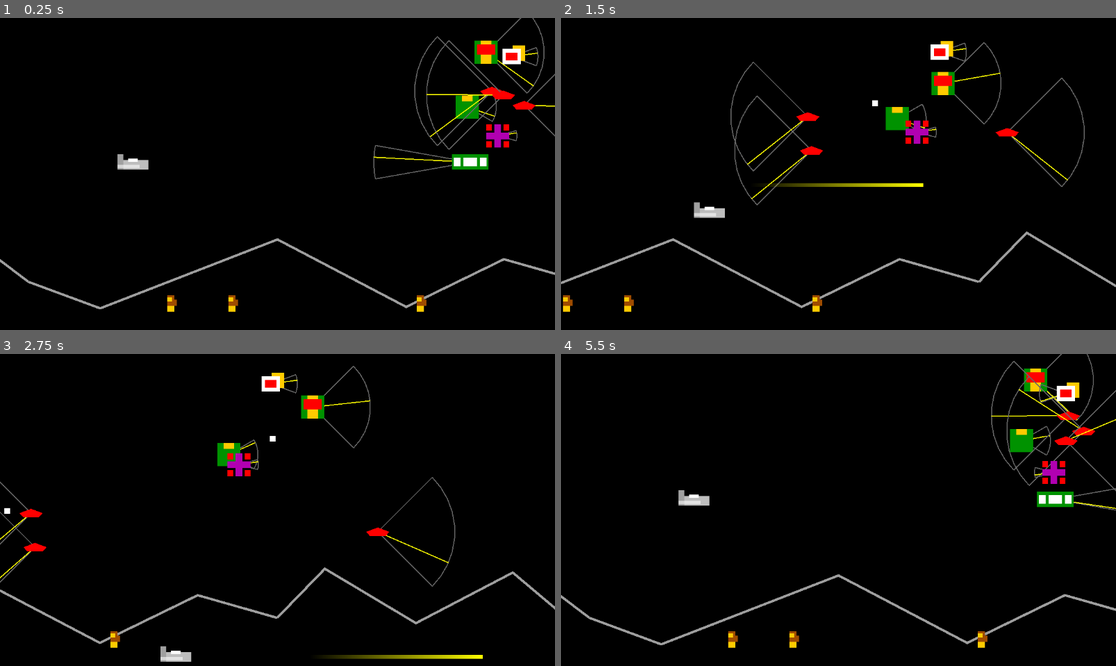
Above: before the commit, frames 1-4 (two rows, left to right).
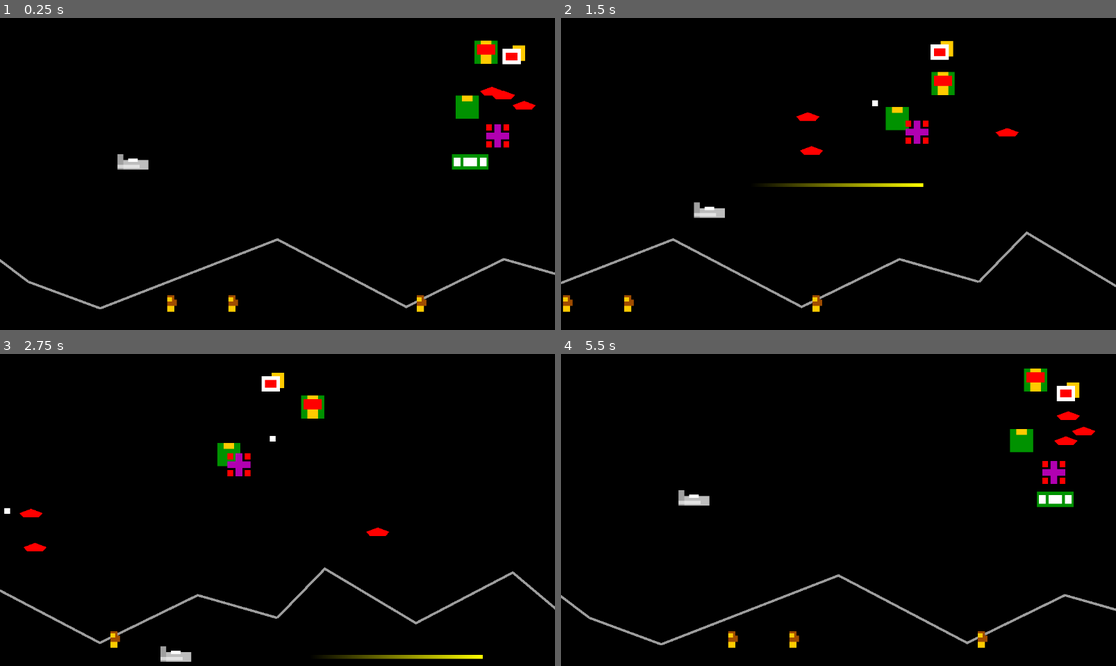
Above: after the commit, the same moments.

Repository: Toxe/godot-defender-clone
Game: Godot game, scene res://scenes/levels/main.tscn
The game is run twice, just before and just after one commit, with the same random seed, the same clock (stepped at 60 frames per second) and the same inputs.
Inputs:
- Up to frame 1 (0.25 s): no input
- Up to frame 2 (1.5 s): hold Right (move_right) 0.53-1.28 s; tap Space (fire) at 0.6, 1.35 s; hold Down (move_down) from 1.28 s (still down)
- Up to frame 3 (2.75 s): release Down (move_down) at 2.03 s; hold Right (move_right) from 2.03 s (still down); tap Space (fire) at 2.1 s
- Up to frame 4 (5.5 s): release Right (move_right) at 2.78 s; hold Up (move_up) 2.78-3.53 s; tap Space (fire) every 0.75 s from 2.85 to 5.1 s; hold Left (move_left) 3.53-5.03 s; hold Down (move_down) from 5.03 s (still down)

The runs differ from the first frame. In frame 1, 1.0% of the frame differs, in the area x 67-100%, y 0-52%; in frame 2, 1.0%; in frame 3, 0.7%; in frame 4, 0.9%.

Commit message:
Remove debug draw code

Diff:
--- a/G01_Defender/scenes/components/erratic_movement_ai_component.gd
+++ b/G01_Defender/scenes/components/erratic_movement_ai_component.gd
@@ -8,16 +8,6 @@
 
 func _ready():
     change_direction()
-
-
-func _draw():
-    const width = 2
-    var length = movement_component.speed
-    var add_angle = 180.0 if movement_component.direction.x < 0 else 0.0
-    draw_arc(Vector2.ZERO, length, deg_to_rad(angle / 2.0 + add_angle), deg_to_rad(-angle / 2.0 + add_angle), 10, Color.DIM_GRAY, width)
-    draw_line(Vector2.ZERO, length * Vector2.RIGHT.rotated(deg_to_rad(angle / 2.0 + add_angle)), Color.DIM_GRAY, width)
-    draw_line(Vector2.ZERO, length * Vector2.RIGHT.rotated(deg_to_rad(-angle / 2.0 + add_angle)), Color.DIM_GRAY, width)
-    draw_line(Vector2.ZERO, length * movement_component.velocity().normalized(), Color.YELLOW, width)
 
 
 func change_direction():
@@ -32,7 +22,6 @@
     movement_component.direction = Vector2(sign(movement_component.direction.x), 0).rotated(deg_to_rad(rot_angle)).normalized()
 
     $Timer.start(randf_range(min_direction_change_time, max_direction_change_time))
-    queue_redraw()
 
 
 func pick_random_direction() -> Vector2:
